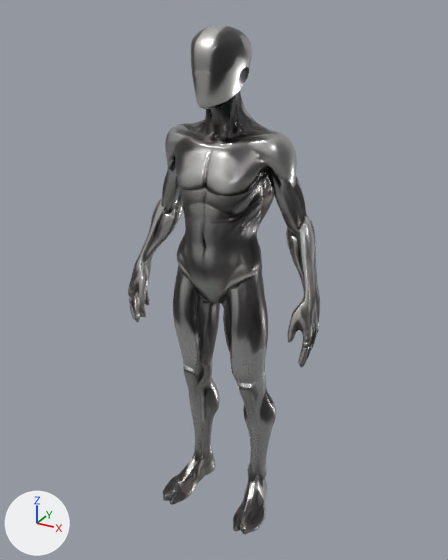
The glTF model public/models/character.glb: old version first, new version second.
The view is the same before and after, from a 50 mm lens placed at (297.0, -531.0, -1.0), pointed at (0.0, 9.0, -272.0). Lighting does not change. The marker at lower left points along +X, +Y and +Z. The picture after the commit comes second.

Objects in the first picture: 'Character'.
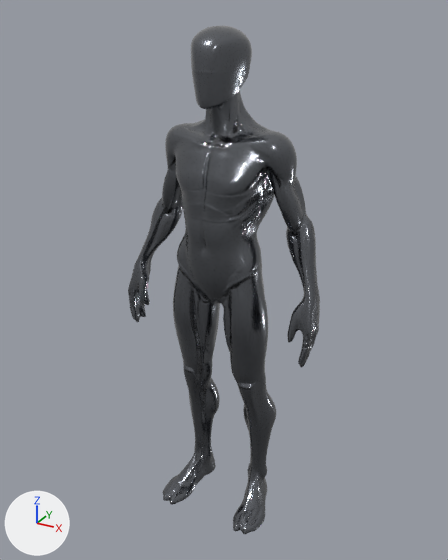
The newer file is also turned or shifted as a whole; pictures and numbers use the older file's frame.

Where the change shows, as pixel boxes (x1, y1, x2, y2) in the pictures (448 x 560 px):
```json
{"object": "Character", "change": "recoloured", "before": [128, 25, 320, 534], "after": [128, 25, 320, 534]}
```

Scene script edits in JSON lines:
```json
{"op": "add", "block": "mat_chrome", "code": ["mat_chrome = bpy.data.materials.new('Chrome')", "# colours: grey #6f7379", "# uses the picture img_image_1"]}
{"block": "me_mesh_0", "where": "me_mesh_0.from_pydata(...)  # 17188 vertices, 34371 faces; spans x -114.0..114.0, y -45.0..45.0, z -321.0..226.0"}
{"op": "remove", "block": "me_mesh_0", "code": "me_mesh_0.materials.append(mat_character)"}
{"op": "add", "block": "me_mesh_0", "code": "me_mesh_0.materials.append(mat_chrome)"}
```
